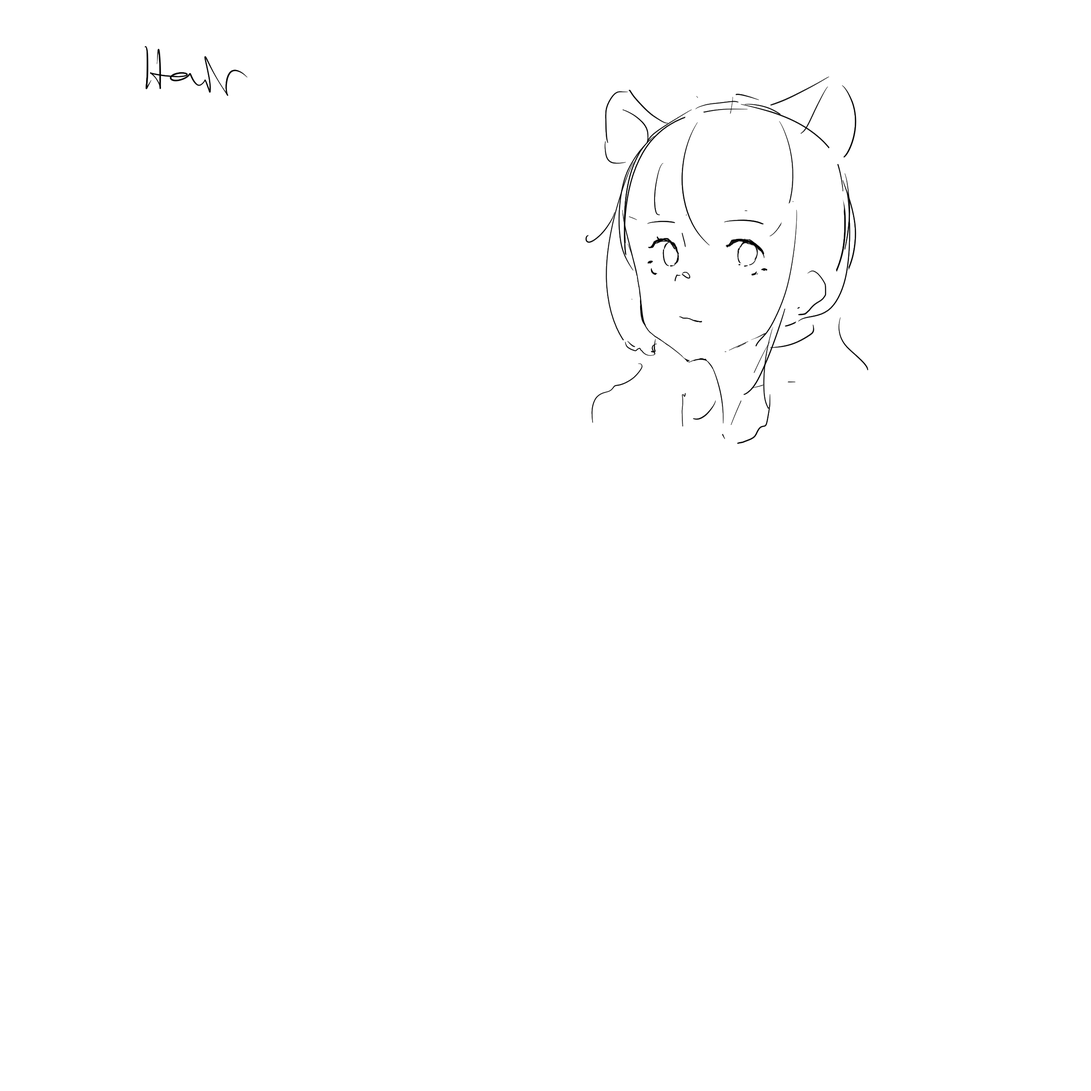
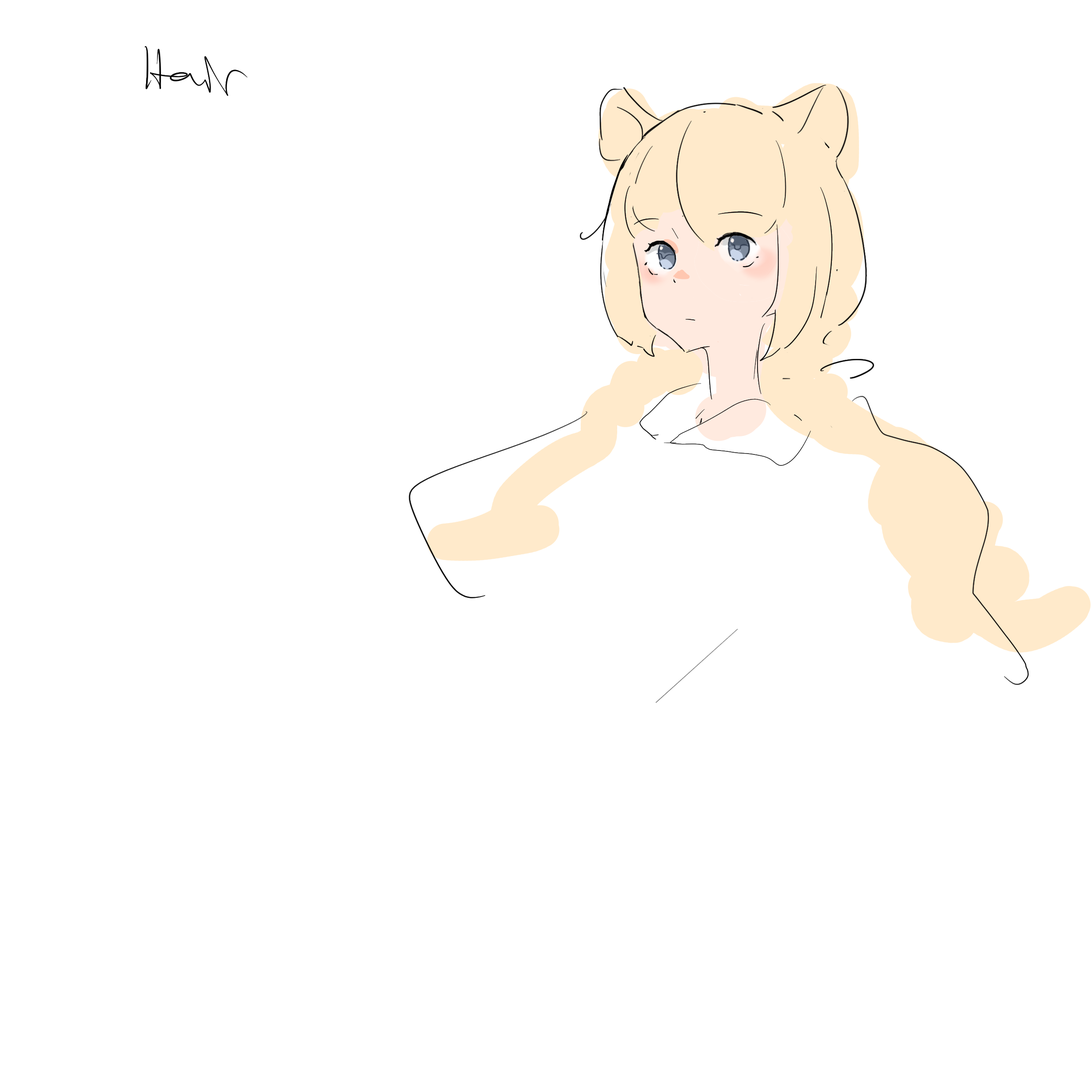
Layers edited between the first and the second 1091x1091 image:
painted on "Paint Layer 2" over bbox(408, 76, 1043, 704)
painted on "Paint Layer 1" over bbox(408, 76, 902, 599)
added group "Group 7" with 9 layers above "Background" over bbox(422, 76, 1091, 677)
added layer "Paint Layer 11" in group "Group 7" over bbox(619, 225, 761, 310)
added layer "Paint Layer 12" in group "Group 7" over bbox(619, 225, 761, 310)
added layer "Paint Layer 5" in group "Group 7" over bbox(619, 225, 761, 310)
added layer "Paint Layer 4" in group "Group 7" over bbox(422, 76, 1091, 677)
added group "Group 9" with 3 layers in group "Group 7" over bbox(619, 197, 846, 451)
added layer "Paint Layer 10" in group "Group 9" over bbox(619, 225, 789, 310)
added layer "Paint Layer 8" in group "Group 9" over bbox(619, 225, 761, 423)
added layer "Paint Layer 3" in group "Group 9" over bbox(619, 197, 846, 451)
added layer "Paint Layer 6" in group "Group 7" over bbox(619, 225, 761, 282)
